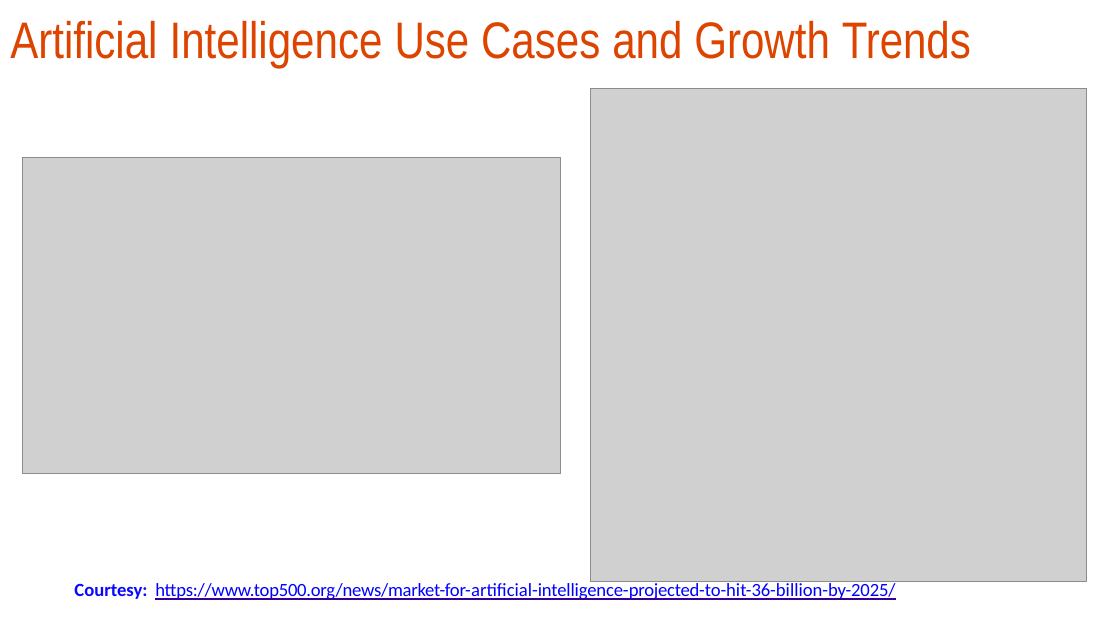
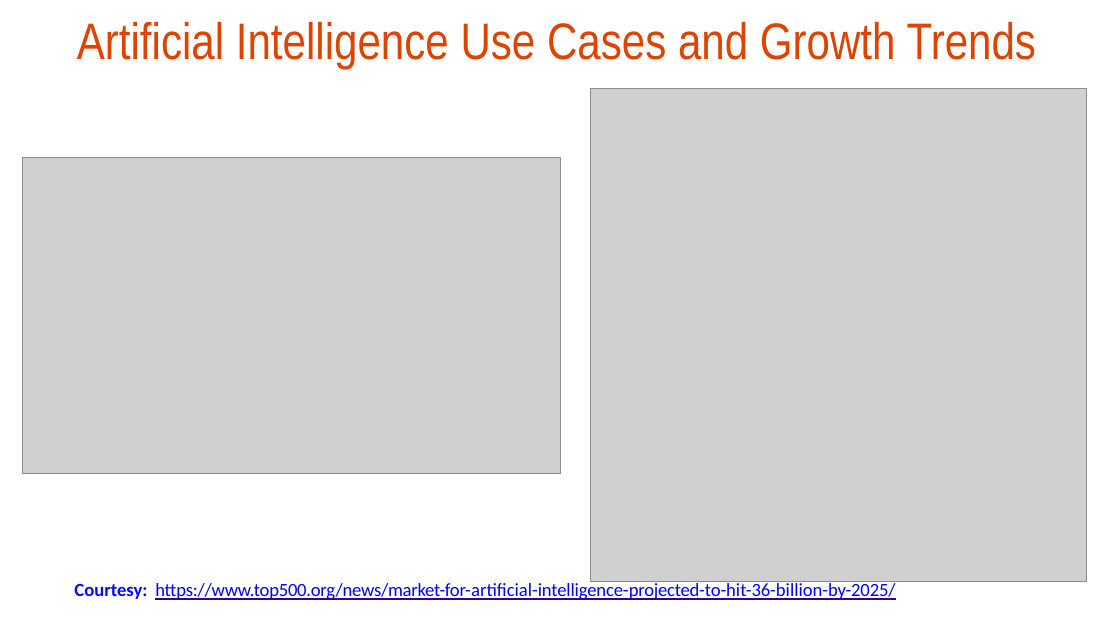
Before and after one commit to hrmauny/ewri-2026-workshop-resources, a slide deck: slide 5 of EWRI26 - Lecture - Wenqian - Introduction to Machine Learning.pptx. Drawn at 1120x630 pixels with LibreOffice and Linux fonts; fonts in the diff are those of the drawing; grey boxes stand for pictures; background and template pictures are left out. Boxes give left, top, right and bottom in pixels: in the first picture for what was removed or moved away, otherwise in the second. Text is boxed around its words. In the diff, an @@ line names an element or a change of style, - is before the commit and + after.

```diff
--- a/EWRI26 - Lecture - Wenqian - Introduction to Machine Learning.pptx
+++ b/EWRI26 - Lecture - Wenqian - Introduction to Machine Learning.pptx
@@ title "Artificial Intelligence Use Cases and ..." moved from (x1=10, y1=20, x2=971, y2=68) to (x1=77, y1=21, x2=1036, y2=69) @@
@@ title "Artificial Intelligence Use Cases and ..." at (x1=77, y1=21, x2=1036, y2=69): letter spacing -0.1 to 0 pt in "Trends"; alignment left to centre @@
```
Also in this commit, not shown: 6 other slides changed, 1 slide added, 32 slides removed.
